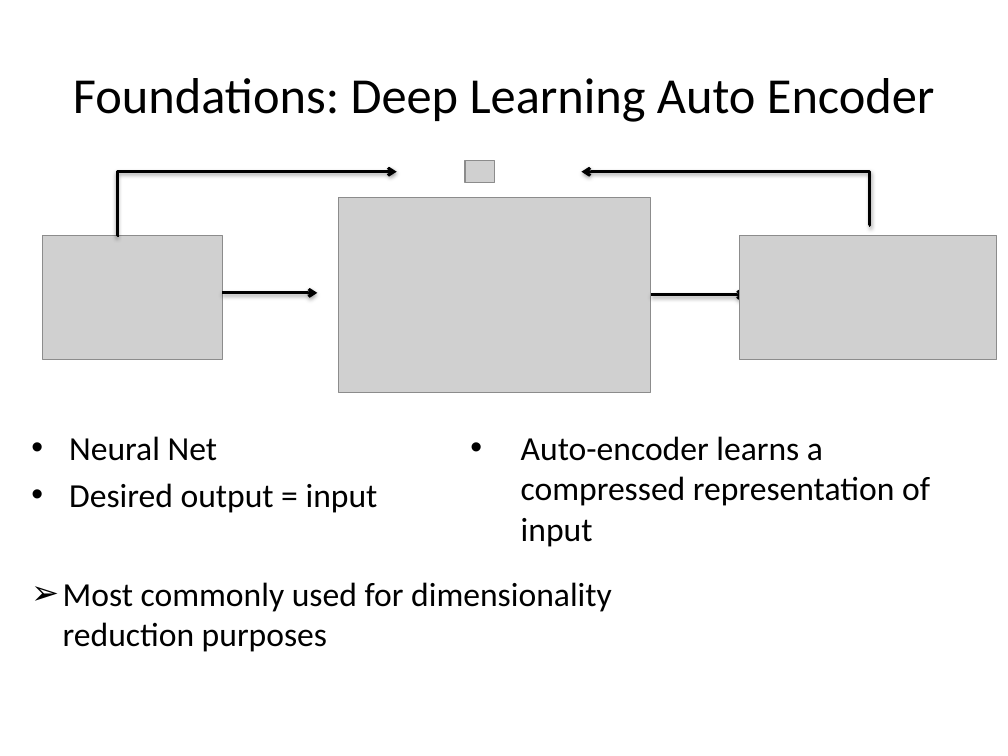
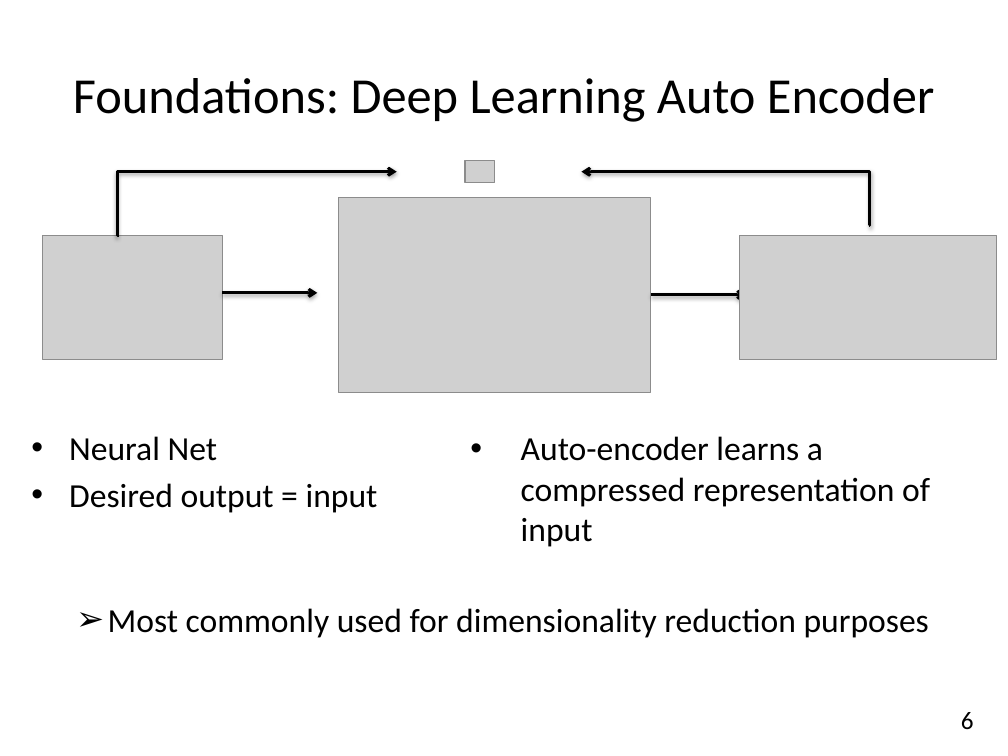
Before and after one commit to peterschrott/axa-driver-telematics, a slide deck: slide 7 of report/02-presentation/presentation.pptx. Drawn at 1008x756 pixels with LibreOffice and Linux fonts; fonts in the diff are those of the drawing; grey boxes stand for pictures. Boxes give left, top, right and bottom in pixels: in the first picture for what was removed or moved away, otherwise in the second. Text is boxed around its words. In the diff, an @@ line names an element or a change of style, - is before the commit and + after.

```diff
--- a/report/02-presentation/presentation.pptx
+++ b/report/02-presentation/presentation.pptx
@@ text "Most commonly used for dimensionality ...": place and size @@
-text "Most commonly used for dimensionality ..." at box(63, 582, 612, 652)
+text "Most commonly used for dimensionality ..." at box(108, 608, 929, 638)
@@ text "Most commonly used for dimensionality ..." at box(108, 608, 929, 638): alignment left to centre @@
@@ text added at box(961, 712, 974, 729), 18 pt, text #000000 @@
+6
```
Also in this commit, not shown: 15 other slides changed, 3 slides added, 2 other files.
